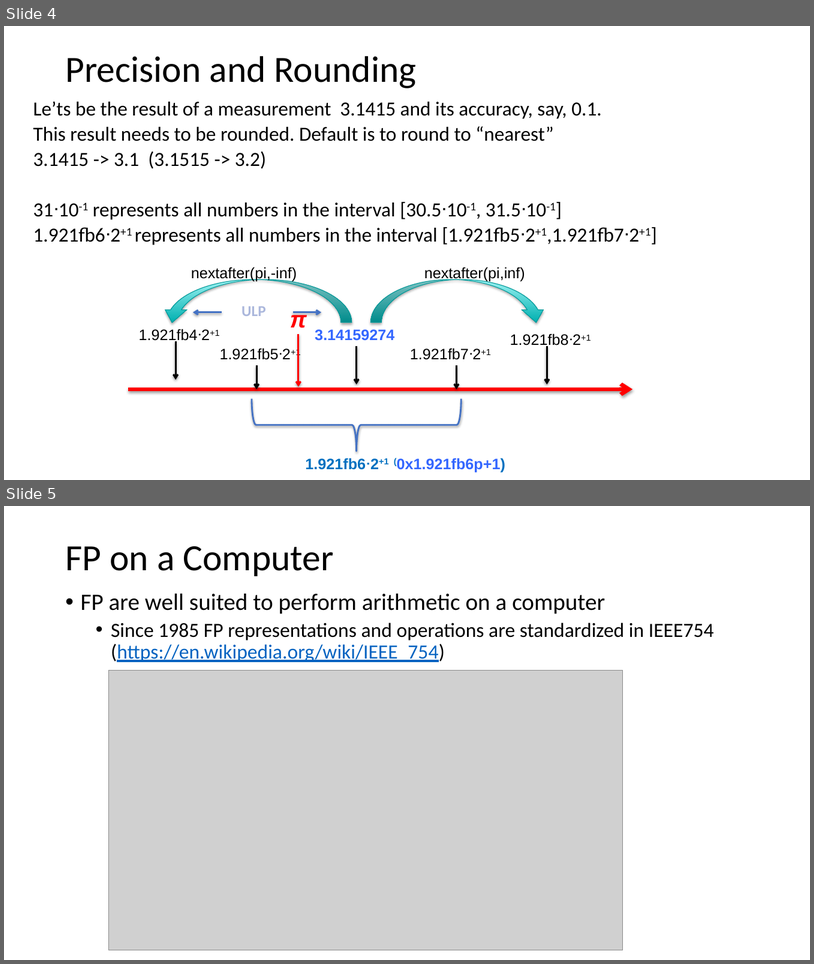
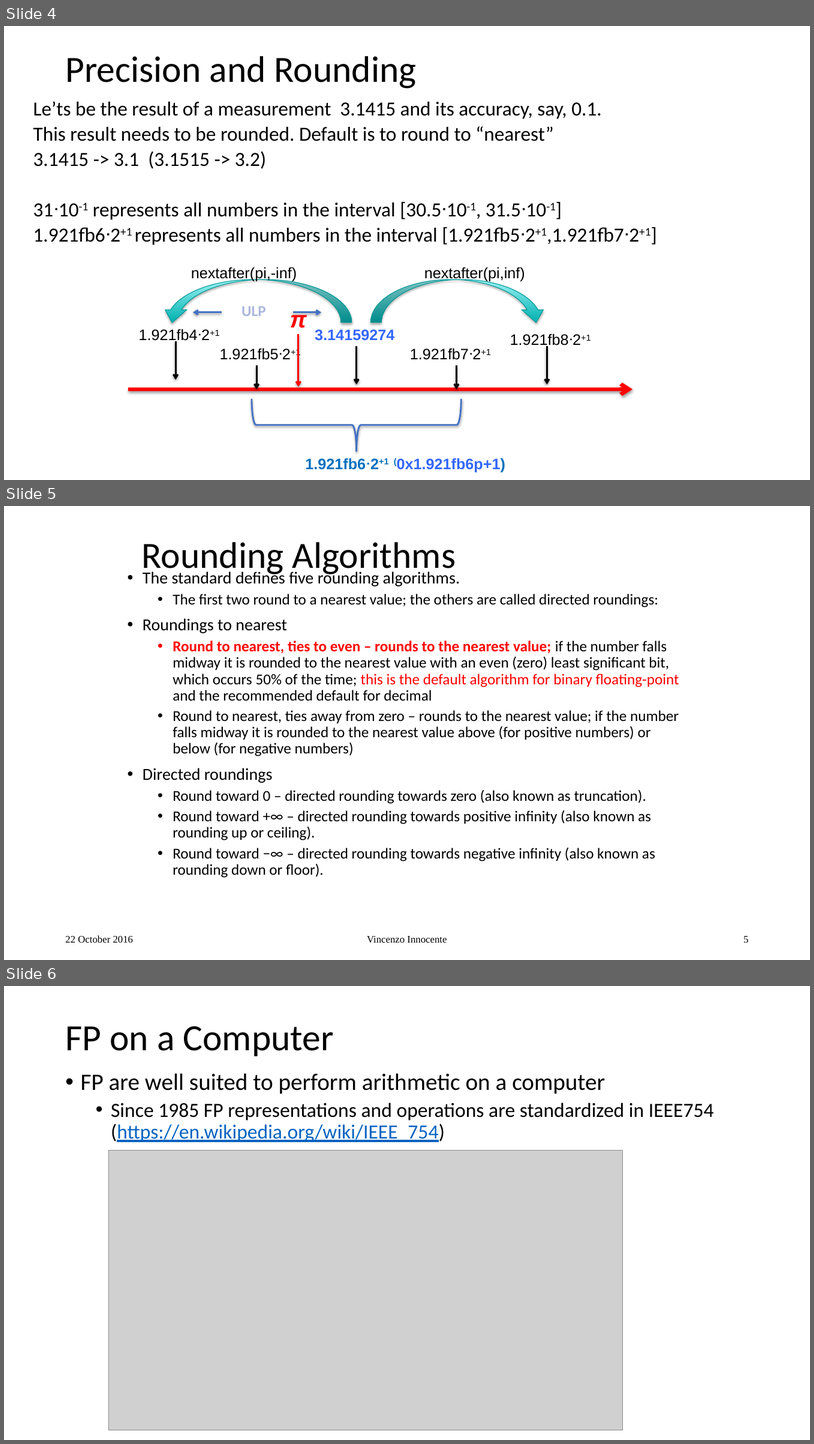
Before and after one commit to VinInn/FPCourse, a slide deck: Slides/FPforScientist.pptx. Shown one above the other, each under a label of ours: slides 4 and 5 before the commit, slides 4, 5 and 6 after it. The pictures are 814x964 and 814x1444 pixels, drawn with LibreOffice and Linux fonts; fonts in the diff are those of the drawing; grey boxes stand for pictures. Boxes give left, top, right and bottom in pixels: in the first picture for what was removed or moved away, otherwise in the second. Text is boxed around its words. In the diff, an @@ line names an element or a change of style, - is before the commit and + after.

```diff
--- a/Slides/FPforScientist.pptx
+++ b/Slides/FPforScientist.pptx
@@ slide 5 added at (4, 506, 810, 960), background #FFFFFF @@
@@ title added at (142, 542, 456, 577), 44 pt, text #000000 @@
+Rounding Algorithms
@@ text added at (143, 570, 680, 877), 18 pt, text #000000 @@
+• The standard defines five rounding algorithms.
+  • The first two round to a nearest value; the others are called directed roundings:
+• Roundings to nearest
+  • Round to nearest, ties to even – rounds to the nearest value; if the number falls midway it is rounded to the nearest value with an even (zero) least significant bit, which occurs 50% of the time; this is the default algorithm for binary floating-point and the recommended default for decimal
+  • Round to nearest, ties away from zero – rounds to the nearest value; if the number falls midway it is rounded to the nearest value above (for positive numbers) or below (for negative numbers)
+• Directed roundings
+  • Round toward 0 – directed rounding towards zero (also known as truncation).
+  • Round toward +∞ – directed rounding towards positive infinity (also known as rounding up or ceiling).
+  • Round toward −∞ – directed rounding towards negative infinity (also known as rounding down or floor).
@@ text added at (65, 935, 134, 942), 12 pt, text #000000 @@
+22 October 2016
@@ text added at (367, 936, 447, 942), 12 pt, text #000000 @@
+Vincenzo Innocente
@@ page number added at (744, 936, 749, 942), 12 pt, text #000000 @@
+5
@@ what was slide 5 is now slide 6 @@
```
Also in this commit, not shown: 2 slides changed, 1 other slide added, 1 other file.
